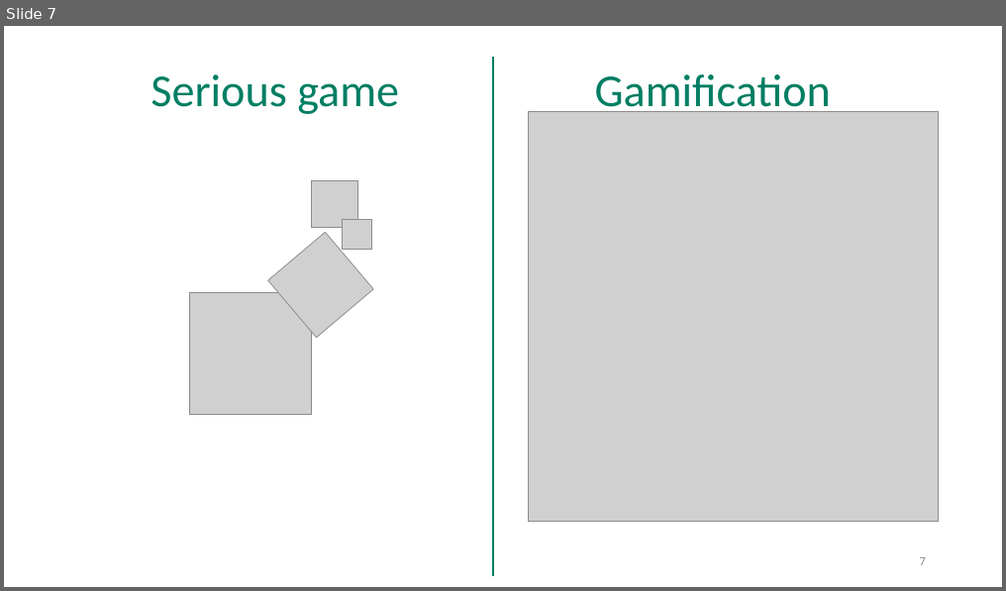
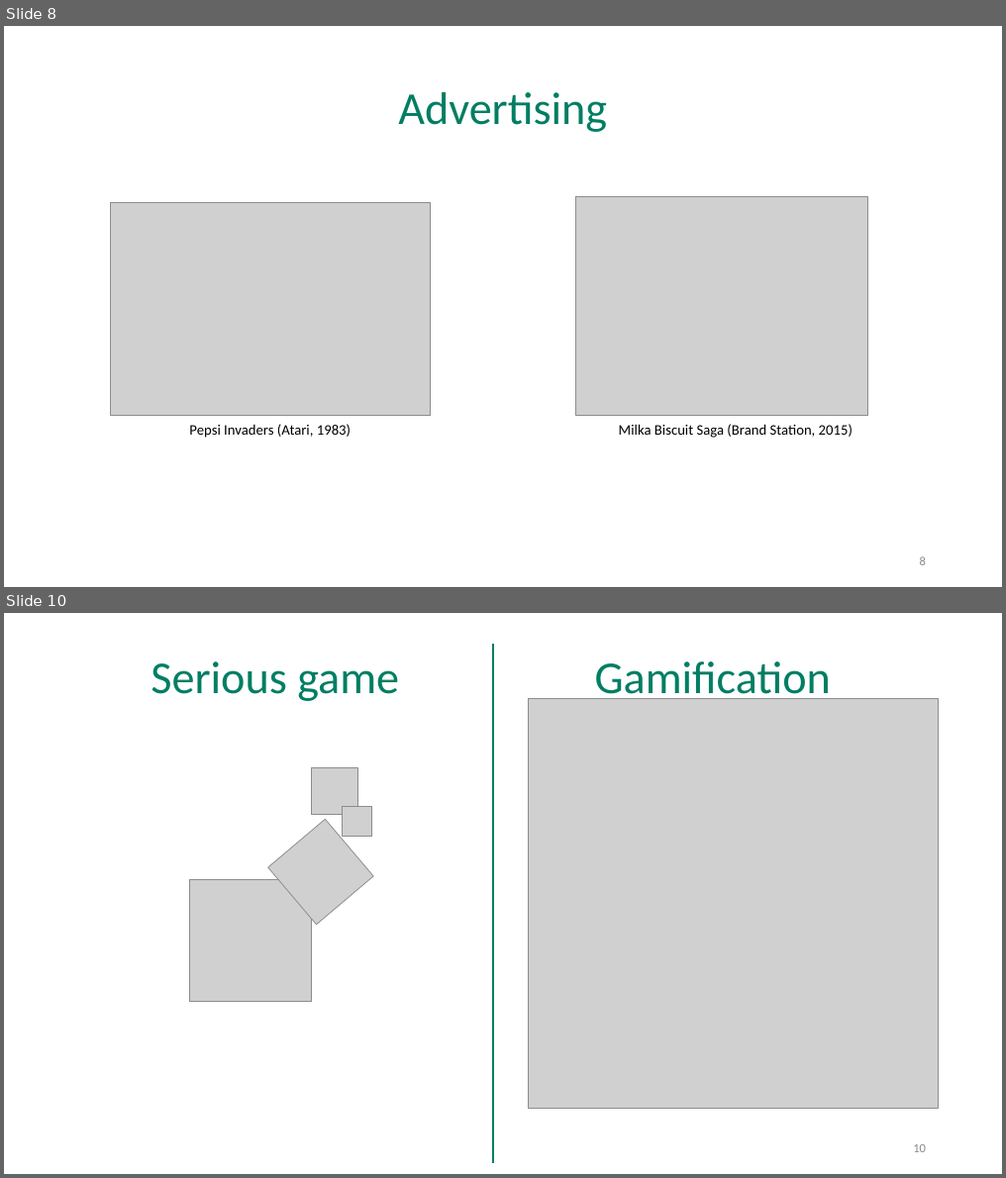
Before and after one commit to cui-unige/BSc-educative-gaming-2019, a slide deck: BSc_project_presentation.pptx. Shown one above the other, each under a label of ours: slide 7 before the commit, slides 8 and 10 after it; the slides between them are not shown. The pictures are 1006x591 and 1006x1178 pixels, drawn with LibreOffice and Linux fonts; fonts in the diff are those of the drawing; grey boxes stand for pictures. Boxes give left, top, right and bottom in pixels: in the first picture for what was removed or moved away, otherwise in the second. Text is boxed around its words. In the diff, an @@ line names an element or a change of style, - is before the commit and + after.

```diff
--- a/BSc_project_presentation.pptx
+++ b/BSc_project_presentation.pptx
@@ slide 8 added at (4, 26, 1002, 587), background #FFFFFF @@
@@ title added at (398, 92, 607, 132), 44 pt, text #007E63 @@
+Advertising
@@ picture added at (110, 202, 431, 416) @@
@@ picture added at (576, 196, 868, 416) @@
@@ text added at (189, 424, 350, 438), 14 pt, text #000000 @@
+Pepsi Invaders (Atari, 1983)
@@ text added at (619, 424, 852, 438), 14 pt, text #000000 @@
+Milka Biscuit Saga (Brand Station, 2015)
@@ page number added at (920, 557, 926, 566), 12 pt, text #8C8C8C @@
+8
@@ what was slide 7 is now slide 10 @@
@@ page number at (913, 1145, 926, 1153): text changed @@
-7
+10
```
Also in this commit, not shown: 6 slides changed, 10 other slides added, 9 slides removed.
